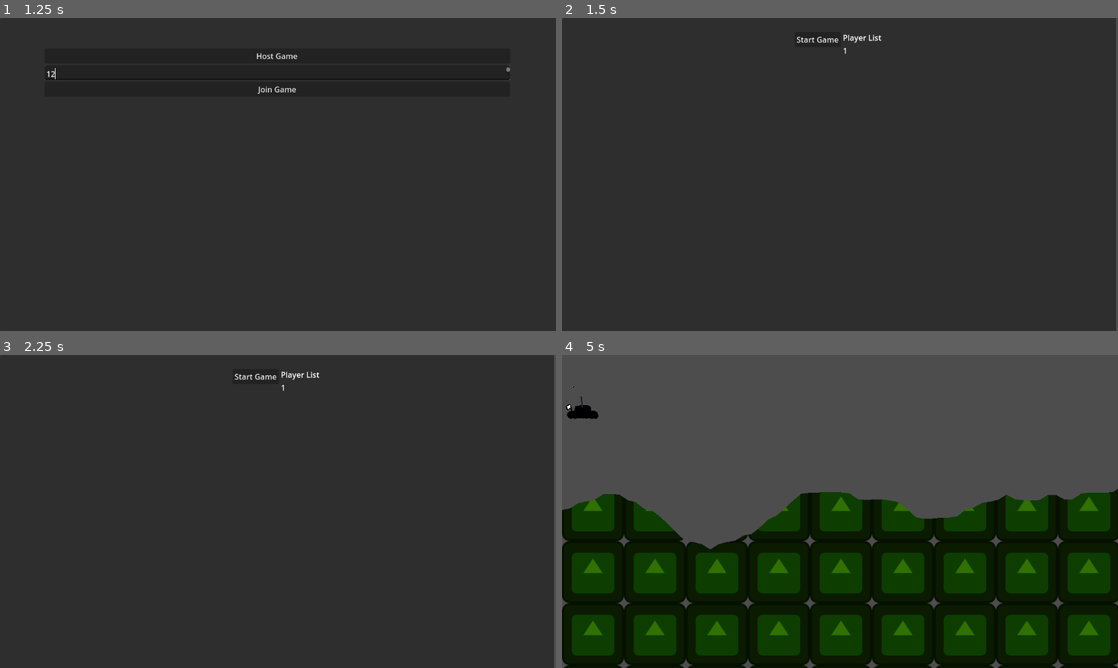
Above: before the commit, frames 1-4 (two rows, left to right).
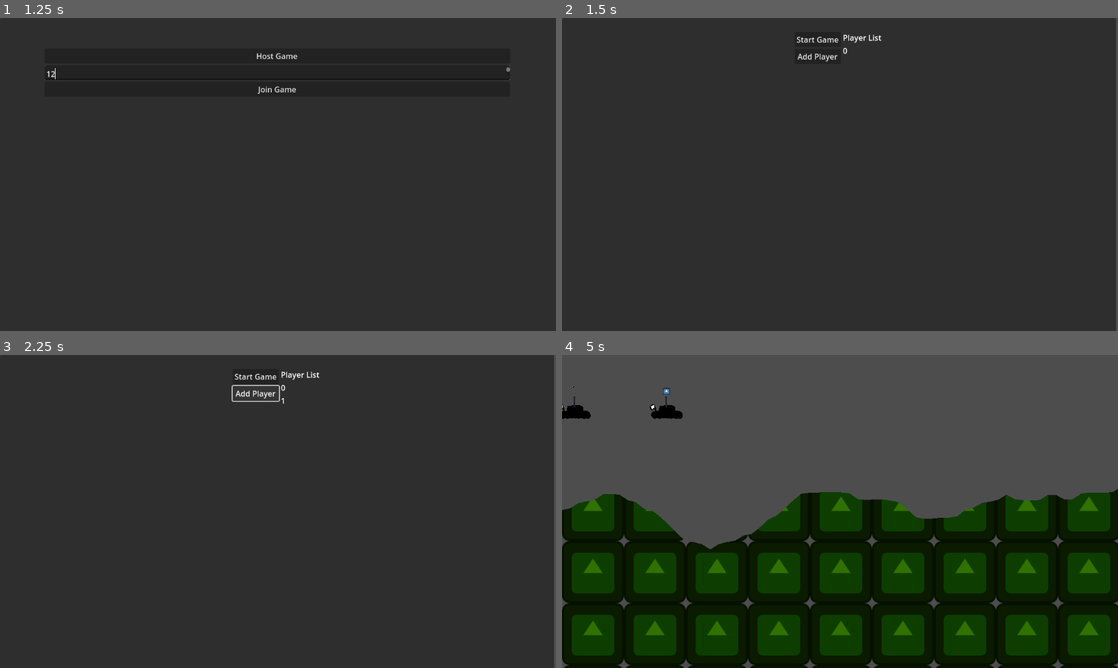
Above: after the commit, the same moments.

Repository: hiemas-lerastad/Tanks-Redux
Game: Godot game, scene res://Scenes/Game.tscn
Same seed, same stepped clock (60 frames per second), same inputs: the game is played once before the commit and once after it. The engine's default icon, where the game draws it, is replaced by a stand-in: a white triangle on a blue panel in a dark square.
Inputs (mouse positions are in pixels of both pictures, inside the frame that each line leads up to):
- Up to frame 1 (1.25 s): click (278, 71) at 0.52 s; type "12" at 0.6 s
- Up to frame 2 (1.5 s): click "Host Game" at 1.25 s
- Up to frame 3 (2.25 s): click (255, 392) at 2 s, where only the run after the commit has a clickable "Add Player"
- Up to frame 4 (5 s): click "Start Game" at 2.75 s; move the mouse to (962, 495) at 3.52 s; press the mouse at (962, 495) at 3.53 s; hold D (right) from 3.53 s (still down); tap W (up) at 3.77, 4.52 s; move the mouse to (728, 527) at 4.27 s; release the mouse at (728, 527) at 4.28 s; tap Space (fire) at 4.35 s

Frame 1 is identical in both runs. In frame 2, less than 0.1% of the frame differs, in the area x 42-52%, y 9-14%; in frame 3, 0.2%; in frame 4, 0.4%, in the area x 0-22%, y 10-21%.
Error before the commit: Assertion failed: UPNP Discover Failed! Error 24 (res://Scripts/Game.gd:80)
Error after the commit: Assertion failed: UPNP Discover Failed! Error 24 (res://Scripts/Game.gd:106)

Commit message:
added local multiplayer + additional local players

Diff:
--- a/Scenes/Menu/Lobby.tscn
+++ b/Scenes/Menu/Lobby.tscn
@@ -3,7 +3,7 @@
 [ext_resource type="Script" path="res://Scripts/Menu/Lobby.gd" id="1_p1hnd"]
 [ext_resource type="PackedScene" uid="uid://dxqf3upn7qgvi" path="res://Scenes/Menu/Player Label.tscn" id="2_3whku"]
 
-[node name="Lobby" type="Control" node_paths=PackedStringArray("main_menu", "lobby_panel", "address_entry", "player_list")]
+[node name="Lobby" type="Control" node_paths=PackedStringArray("main_menu", "lobby_panel", "address_entry", "player_list", "start_button")]
 layout_mode = 3
 anchors_preset = 15
 anchor_right = 1.0
@@ -15,6 +15,7 @@
 lobby_panel = NodePath("Lobby Panel")
 address_entry = NodePath("Main Menu/VBoxContainer/Ip Input")
 player_list = NodePath("Lobby Panel/HBoxContainer/Player List")
+start_button = NodePath("Lobby Panel/HBoxContainer/Button Container/Start Game")
 player_scene = ExtResource("2_3whku")
 
 [node name="Main Menu" type="Panel" parent="."]
@@ -67,6 +68,10 @@
 text = "Start Game
 "
 
+[node name="Add Player" type="Button" parent="Lobby Panel/HBoxContainer/Button Container"]
+layout_mode = 2
+text = "Add Player"
+
 [node name="Player List" type="VBoxContainer" parent="Lobby Panel/HBoxContainer"]
 layout_mode = 2
 
@@ -82,3 +87,4 @@
 [connection signal="pressed" from="Main Menu/VBoxContainer/Host Button" to="." method="_on_host_button_pressed"]
 [connection signal="pressed" from="Main Menu/VBoxContainer/Join Button" to="." method="_on_join_button_pressed"]
 [connection signal="pressed" from="Lobby Panel/HBoxContainer/Button Container/Start Game" to="." method="_on_start_button_pressed"]
+[connection signal="pressed" from="Lobby Panel/HBoxContainer/Button Container/Add Player" to="." method="_on_add_button_pressed"]
--- a/Scenes/Player/tank.tscn
+++ b/Scenes/Player/tank.tscn
@@ -7,6 +7,7 @@
 [ext_resource type="Script" path="res://Scripts/Components/_weapon_component.gd" id="3_q2cq8"]
 [ext_resource type="PackedScene" uid="uid://b247dmol544os" path="res://Scenes/Projectiles/small.tscn" id="4_0veau"]
 [ext_resource type="Texture2D" uid="uid://r5bsbxglfft5" path="res://Assets/Sprites/Player/tmp_power.png" id="5_3fhk8"]
+[ext_resource type="Texture2D" uid="uid://g0sdbhn8ml8k" path="res://icon.svg" id="8_km0xx"]
 
 [sub_resource type="CapsuleShape2D" id="CapsuleShape2D_3ot6a"]
 radius = 13.5
@@ -26,13 +27,14 @@
 properties/3/spawn = true
 properties/3/replication_mode = 1
 
-[node name="tank" type="CharacterBody2D" node_paths=PackedStringArray("body", "turret", "shoot_progress")]
+[node name="tank" type="CharacterBody2D" node_paths=PackedStringArray("body", "turret", "indicator", "shoot_progress")]
 texture_filter = 1
 collision_layer = 2
 floor_max_angle = 1.22173
 script = ExtResource("1_bffw6")
 body = NodePath("body")
 turret = NodePath("body/turret")
+indicator = NodePath("body/Indicator")
 shoot_progress = NodePath("body/turret/shoot_progress")
 
 [node name="_input_component" type="Node" parent="." node_paths=PackedStringArray("controls")]
@@ -65,6 +67,12 @@
 texture_progress = ExtResource("5_3fhk8")
 texture_progress_offset = Vector2(0, -25)
 
+[node name="Indicator" type="Sprite2D" parent="body"]
+visible = false
+position = Vector2(-3.8147e-06, -33)
+scale = Vector2(0.117188, 0.109375)
+texture = ExtResource("8_km0xx")
+
 [node name="CollisionShape2D" type="CollisionShape2D" parent="."]
 position = Vector2(0, 9.5)
 rotation = 1.5708
--- a/Scripts/Components/_input_component.gd
+++ b/Scripts/Components/_input_component.gd
@@ -94,3 +94,5 @@
 		movement_controls()
 		turret_controls(delta)
 		fire_controls()
+	else:
+		controls.velocity.x = 0;
--- a/Scripts/Game.gd
+++ b/Scripts/Game.gd
@@ -16,16 +16,21 @@
 	lobby.host_game.connect(_on_host);
 	lobby.join_game.connect(_on_join);
 	lobby.start_game.connect(_start_game);
+	lobby.add_new_player.connect(_add_new_player);
 
 func _on_host() -> void:
 	enet_peer.create_server(PORT);
 	multiplayer.multiplayer_peer = enet_peer;
-	multiplayer.peer_connected.connect(lobby.add_player);
+	#multiplayer.peer_connected.connect(_add_lobby_player);
 	multiplayer.peer_disconnected.connect(lobby.remove_player);
 
-	lobby.add_player(multiplayer.get_unique_id());
+	lobby.add_player(player_list.size());
 
-	player_list.append(multiplayer.get_unique_id());
+	player_list.append({
+		'id': 0,
+		'multiplayer_id': multiplayer.get_unique_id(),
+		'active': true
+	})
 
 	lobby.show_lobby();
 
@@ -41,6 +46,22 @@
 
 	_client_join.rpc(multiplayer.get_unique_id());
 
+func _add_lobby_player(peer_id: int) -> void:
+	lobby.add_player(player_list.size());
+
+func _add_new_player() -> void:
+	if not multiplayer.is_server():
+		_client_join.rpc(multiplayer.get_unique_id());
+		#lobby.add_remote_player.rpc(player_list.size())
+	else:
+		lobby.add_player(player_list.size())
+		player_list.append({
+			'id': player_list.size(),
+			'multiplayer_id': multiplayer.get_unique_id(),
+			'active': true
+		})
+
+
 func _start_game() -> void:
 	if multiplayer.is_server():
 		lobby.queue_free();
@@ -50,7 +71,7 @@
 		for player_index in range(0, player_list.size()):
 			Globals.player_list.append({
 				'id': player_index,
-				'multiplayer_id': player_list[player_index],
+				'multiplayer_id': player_list[player_index].multiplayer_id,
 				'active': true
 			})
 
@@ -65,7 +86,12 @@
 
 @rpc("any_peer", "call_remote")
 func _client_join(id) -> void:
-	player_list.append(id);
+	_add_lobby_player(0)
+	player_list.append({
+		'id': player_list.size(),
+		'multiplayer_id': id,
+		'active': true
+	})
 
 @rpc("any_peer", "call_remote")
 func _client_start() -> void:
--- a/Scripts/Menu/Lobby.gd
+++ b/Scripts/Menu/Lobby.gd
@@ -6,6 +6,7 @@
 @export var lobby_panel: Panel;
 @export var address_entry: TextEdit;
 @export var player_list: VBoxContainer;
+@export var start_button: Button;
 
 @export_category("Scenes")
 @export var player_scene: PackedScene;
@@ -13,6 +14,7 @@
 signal host_game;
 signal join_game;
 signal start_game;
+signal add_new_player;
 
 const PORT: int = 9999;
 var enet_peer: ENetMultiplayerPeer = ENetMultiplayerPeer.new();
@@ -20,6 +22,9 @@
 func show_lobby() -> void:
 	main_menu.hide();
 	lobby_panel.show();
+
+	if not multiplayer.is_server():
+		start_button.hide();
 
 func _on_host_button_pressed() -> void:
 	host_game.emit();
@@ -30,7 +35,10 @@
 func _on_start_button_pressed() -> void:
 	start_game.emit();
 
-func add_player(peer_id) -> void:
+func _on_add_button_pressed() -> void:
+	add_new_player.emit();
+
+func add_player(peer_id: int) -> void:
 	if not multiplayer.is_server():
 		return
 	var player = player_scene.instantiate();
@@ -43,6 +51,11 @@
 	#name_panel.text = str(peer_id);
 	#player_list.add_child(name_panel)
 
+@rpc("any_peer", "call_remote")
+func add_remote_player(peer_id: int):
+	add_player(peer_id);
+
+
 func remove_player(peer_id) -> void:
 	if not multiplayer.is_server():
 		return
--- a/Scripts/Player/tank.gd
+++ b/Scripts/Player/tank.gd
@@ -9,12 +9,10 @@
 @export_category("tank_parts")
 @export var body: Sprite2D;
 @export var turret: Sprite2D;
+@export var indicator: Sprite2D;
 
 @export_category("tank_ui")
 @export var shoot_progress: TextureProgressBar;
-
-@export_category("nodes")
-@export var projectile_container_name: String;
 
 func _enter_tree():
 	if (multiplayer_id) == 0:
@@ -27,4 +25,9 @@
 	position = spawn_position;
 
 func _physics_process(delta):
+	if Globals.player_turn == id and not indicator.visible and multiplayer_id == multiplayer.get_unique_id():
+		indicator.show();
+	elif indicator.visible:
+		indicator.hide();
+
 	move_and_slide();
--- a/Scripts/Singletons/Globals.gd
+++ b/Scripts/Singletons/Globals.gd
@@ -6,8 +6,8 @@
 
 enum Game_States {LOBBY, MATCH, MATCH_OVER}
 
-@export var game_state: Game_States;
-@export var player_turn: int;
+@export var game_state: Game_States = Game_States.LOBBY;
+@export var player_turn: int = 0;
 @export var player_list: Array;
 
 @rpc("any_peer", "call_remote")
Not shown: 1 places in Scenes/Player/tank.tscn that only renumber resources
